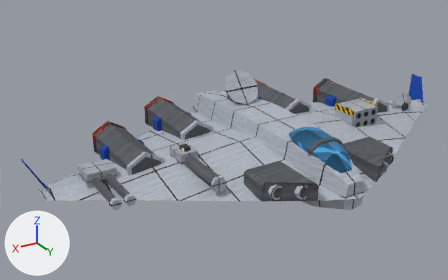
What one commit did to the Blender file tools/lowforge/models/lammergeier.blend.
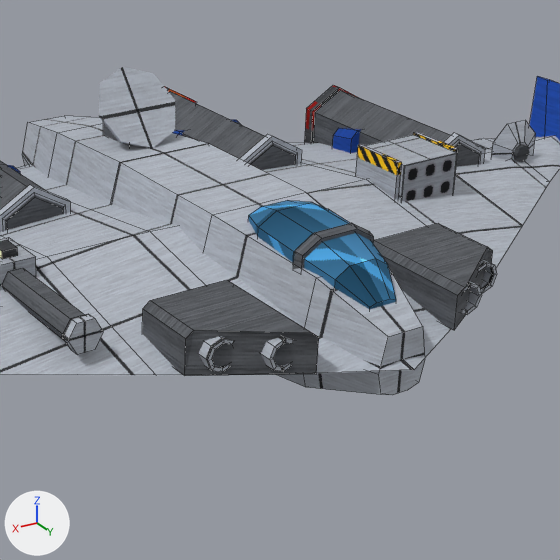
There are two pictures of each version: one whole from a 50 mm camera at (106.7, 159.3, 80.2) aimed at (12.7, 2.6, 1.8), one close up on the part from 41% to 94% of the width and 15% to 100% of the height. Every picture has the same lights, and +X, +Y and +Z are marked at lower left. The last two pictures show the newer version. The close-ups show mesh edges as thin lines.

In view in the first close-up: 'barrel', 'body', 'booster', 'booster.001', 'canopy', 'contractor_dish', 'drone_pod', 'drone_pod.001', 'drone_tube', 'drone_tube.001', 'drone_tube.002', 'drone_tube.003', 'rack', 'rack_face', 'rack_rail.001', 'wing' and 21 more.
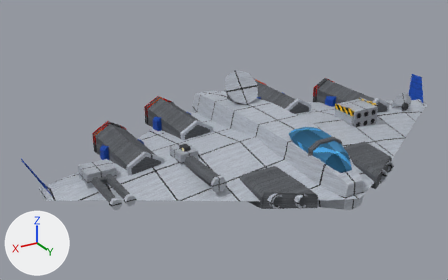
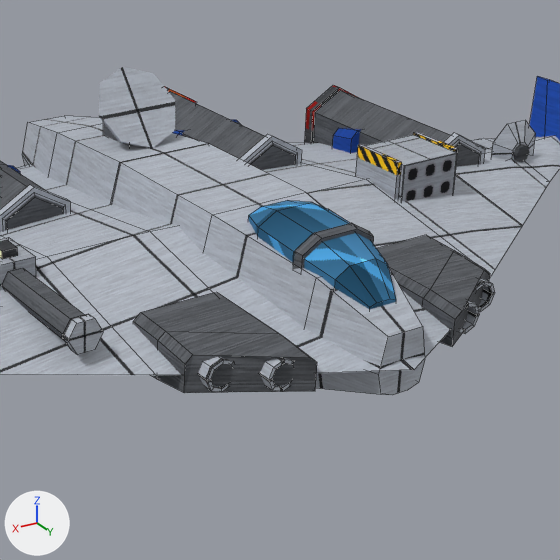
What differs and where, as boxes (x1, y1, x2, y2) in the close-ups (560 x 560 px):
'drone_pod.001', reshaped
    before: (142, 280, 319, 376)
    after: (133, 293, 317, 393)
'drone_pod', reshaped
    before: (373, 223, 493, 330)
    after: (376, 235, 490, 346)
'drone_tube.003', moved
    before: (198, 336, 233, 372)
    after: (198, 356, 233, 392)
'drone_tube.002', moved
    before: (261, 336, 292, 372)
    after: (260, 358, 292, 392)
'drone_tube.001', moved
    before: (478, 260, 497, 293)
    after: (476, 278, 495, 312)
'drone_tube', moved
    before: (462, 281, 481, 314)
    after: (460, 300, 479, 333)

Edits to the bpy script that builds the scene:
```text
Change me_drone_pod:
    used by ob_drone_pod; location = (0.0, 0.0, 0.0)
    remove me_drone_pod.from_pydata(...)  # 12 vertices, 8 faces; spans x -23.5..-10.5, y 31.1..47.3, z 0.2..5.7
    add me_drone_pod.from_pydata(...)  # 18 vertices, 14 faces; spans x -23.5..-10.5, y 29.1..47.3, z -3.3..3.3
    me_drone_pod part 1: the whole mesh is rebuilt
Change me_drone_tube:
    used by ob_drone_tube; location = (0.0, 0.0, 0.0)
    remove me_drone_tube.from_pydata(...)  # 32 vertices, 25 faces; spans x -16.1..-11.9, y 36.86..45.86, z 0.8..5.0
    add me_drone_tube.from_pydata(...)  # 32 vertices, 25 faces; spans x -16.1..-11.9, y 36.86..45.86, z -1.8..2.4
    me_drone_tube part 2: the whole mesh is moved by (0.0, 0.0, -2.6)
Change me_drone_tube_001:
    used by ob_drone_tube_001; location = (0.0, 0.0, 0.0)
    remove me_drone_tube_001.from_pydata(...)  # 32 vertices, 25 faces; spans x -22.1..-17.9, y 33.43..42.43, z 0.8..5.0
    add me_drone_tube_001.from_pydata(...)  # 32 vertices, 25 faces; spans x -22.1..-17.9, y 33.43..42.43, z -1.8..2.4
    me_drone_tube_001 part 3: the whole mesh is moved by (0.0, 0.0, -2.6)
Change me_drone_pod_001:
    used by ob_drone_pod_001; location = (0.0, 0.0, 0.0)
    remove me_drone_pod_001.from_pydata(...)  # 12 vertices, 8 faces; spans x 10.5..23.5, y 31.1..47.3, z 0.2..5.7
    add me_drone_pod_001.from_pydata(...)  # 18 vertices, 14 faces; spans x 10.5..23.5, y 29.1..47.3, z -3.3..3.3
    me_drone_pod_001 part 4: the whole mesh is rebuilt
Change me_drone_tube_002:
    used by ob_drone_tube_002; location = (0.0, 0.0, 0.0)
    remove me_drone_tube_002.from_pydata(...)  # 32 vertices, 25 faces; spans x 11.9..16.1, y 36.86..45.86, z 0.8..5.0
    add me_drone_tube_002.from_pydata(...)  # 32 vertices, 25 faces; spans x 11.9..16.1, y 36.86..45.86, z -1.8..2.4
    me_drone_tube_002 part 5: the whole mesh is moved by (0.0, 0.0, -2.6)
Change me_drone_tube_003:
    used by ob_drone_tube_003; location = (0.0, 0.0, 0.0)
    remove me_drone_tube_003.from_pydata(...)  # 32 vertices, 25 faces; spans x 17.9..22.1, y 33.43..42.43, z 0.8..5.0
    add me_drone_tube_003.from_pydata(...)  # 32 vertices, 25 faces; spans x 17.9..22.1, y 33.43..42.43, z -1.8..2.4
    me_drone_tube_003 part 6: the whole mesh is moved by (0.0, 0.0, -2.6)
```
